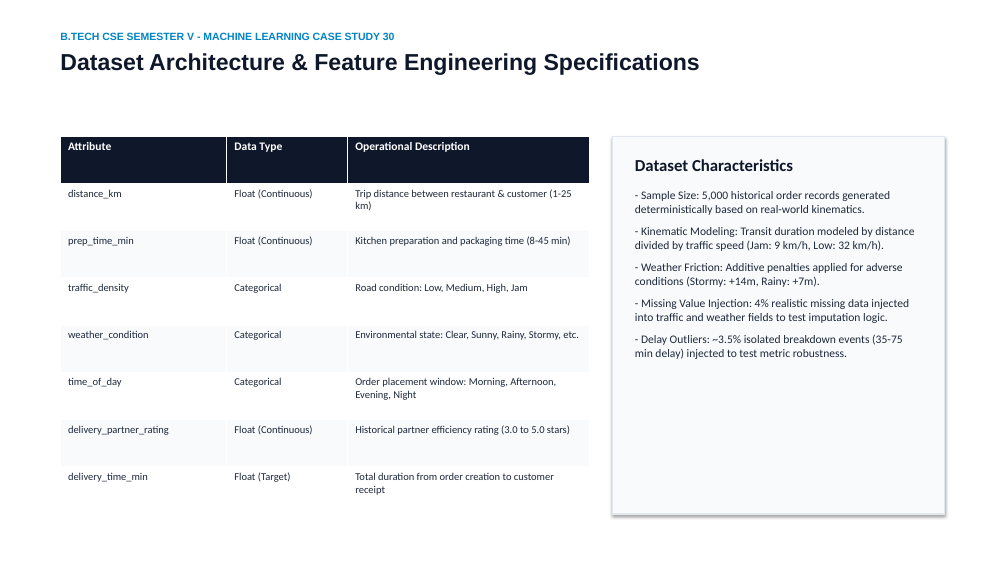
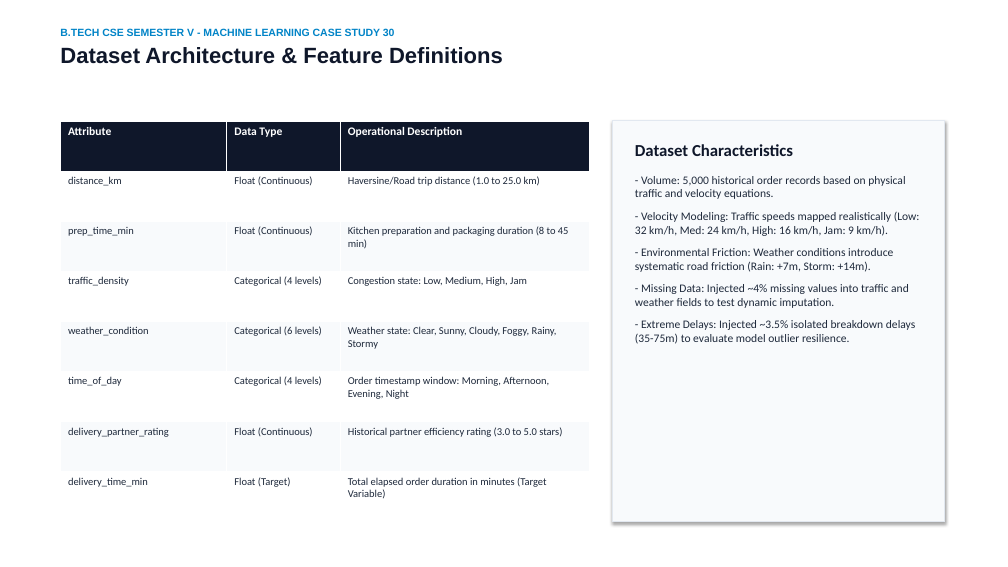
Before and after one commit to Rizwan2611/food-delivery-time-prediction, a slide deck: slide 3 of Food_Delivery_Time_Prediction_Presentation.pptx. Drawn at 1008x567 pixels with LibreOffice and Linux fonts; fonts in the diff are those of the drawing. Boxes give left, top, right and bottom in pixels: in the first picture for what was removed or moved away, otherwise in the second. Text is boxed around its words. In the diff, an @@ line names an element or a change of style, - is before the commit and + after.

```diff
--- a/Food_Delivery_Time_Prediction_Presentation.pptx
+++ b/Food_Delivery_Time_Prediction_Presentation.pptx
@@ text at box(60, 28, 395, 36): less space between paragraphs @@
@@ text at box(60, 47, 503, 64): text changed; size 22 to 21 pt @@
-Dataset Architecture & Feature Engineering Specifications
+Dataset Architecture & Feature Definitions
@@ table at box(60, 121, 590, 522) @@
-row 2, column 3: Trip distance between restaurant & customer (1-25 km)
+row 2, column 3: Haversine/Road trip distance (1.0 to 25.0 km)
-row 3, column 3: Kitchen preparation and packaging time (8-45 min)
+row 3, column 3: Kitchen preparation and packaging duration (8 to 45 min)
-row 4, column 2: Categorical
+row 4, column 2: Categorical (4 levels)
-row 4, column 3: Road condition: Low, Medium, High, Jam
+row 4, column 3: Congestion state: Low, Medium, High, Jam
-row 5, column 2: Categorical
+row 5, column 2: Categorical (6 levels)
-row 5, column 3: Environmental state: Clear, Sunny, Rainy, Stormy, etc.
+row 5, column 3: Weather state: Clear, Sunny, Cloudy, Foggy, Rainy, Stormy
-row 6, column 2: Categorical
+row 6, column 2: Categorical (4 levels)
-row 6, column 3: Order placement window: Morning, Afternoon, Evening, Night
+row 6, column 3: Order timestamp window: Morning, Afternoon, Evening, Night
-row 8, column 3: Total duration from order creation to customer receipt
+row 8, column 3: Total elapsed order duration in minutes (Target Variable)
@@ table: place and size @@
-table at box(60, 136, 590, 514)
+table at box(60, 121, 590, 522)
@@ rectangle: place and size @@
-rectangle at box(613, 136, 945, 514)
+rectangle at box(613, 121, 945, 522)
@@ text "Dataset Characteristics": place and size @@
-text "Dataset Characteristics" at box(635, 159, 914, 359)
+text "Dataset Characteristics" at box(635, 144, 920, 344)
@@ text at box(635, 176, 920, 344): text changed @@
-- Sample Size: 5,000 historical order records generated deterministically based on real-world kinematics.
-- Kinematic Modeling: Transit duration modeled by distance divided by traffic speed (Jam: 9 km/h, Low: 32 km/h).
-- Weather Friction: Additive penalties applied for adverse conditions (Stormy: +14m, Rainy: +7m).
-- Missing Value Injection: 4% realistic missing data injected into traffic and weather fields to test imputation logic.
-- Delay Outliers: ~3.5% isolated breakdown events (35-75 min delay) injected to test metric robustness.
+- Volume: 5,000 historical order records based on physical traffic and velocity equations.
+- Velocity Modeling: Traffic speeds mapped realistically (Low: 32 km/h, Med: 24 km/h, High: 16 km/h, Jam: 9 km/h).
+- Environmental Friction: Weather conditions introduce systematic road friction (Rain: +7m, Storm: +14m).
+- Missing Data: Injected ~4% missing values into traffic and weather fields to test dynamic imputation.
+- Extreme Delays: Injected ~3.5% isolated breakdown delays (35-75m) to evaluate model outlier resilience.
```
Also in this commit, not shown: 10 other slides changed, 5 slides added, 5 slides removed, 14 other files.
